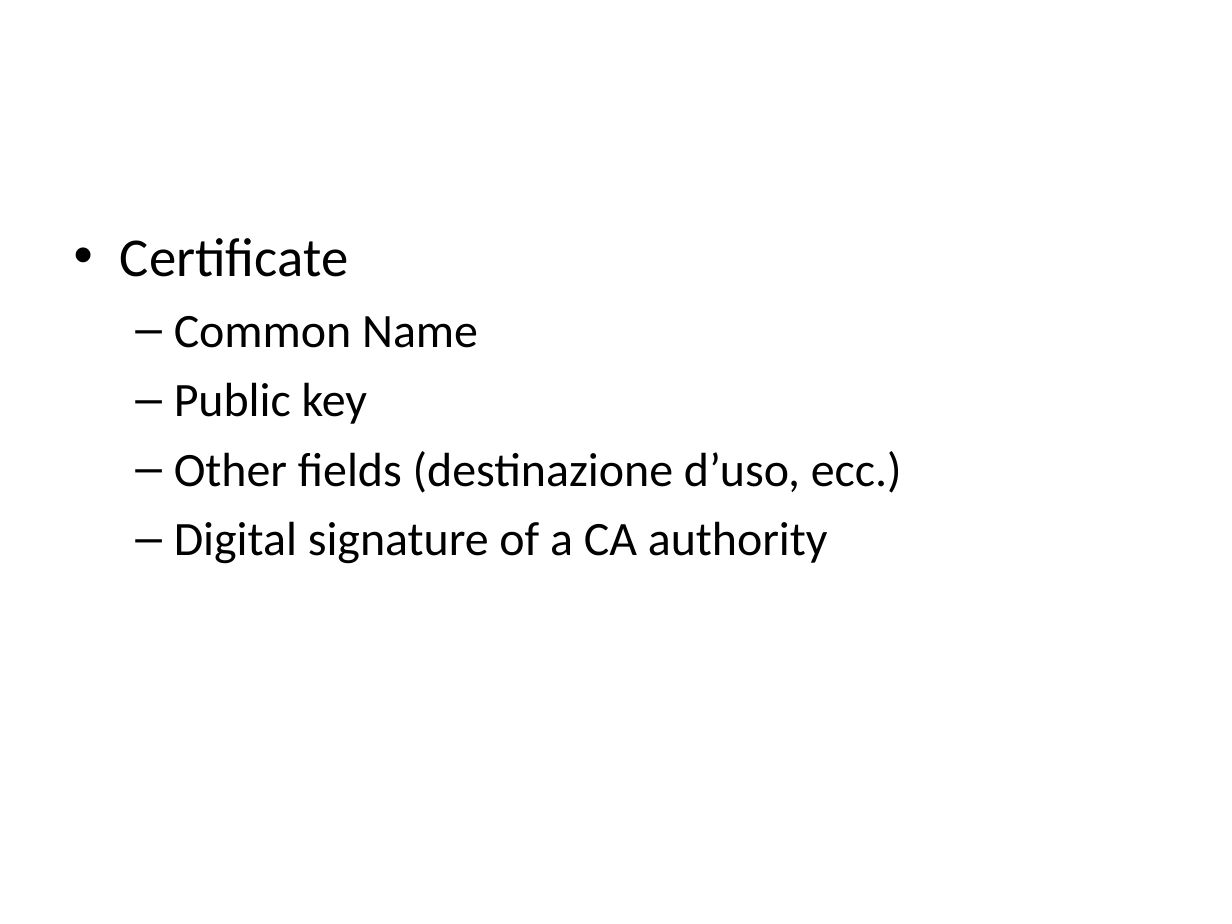
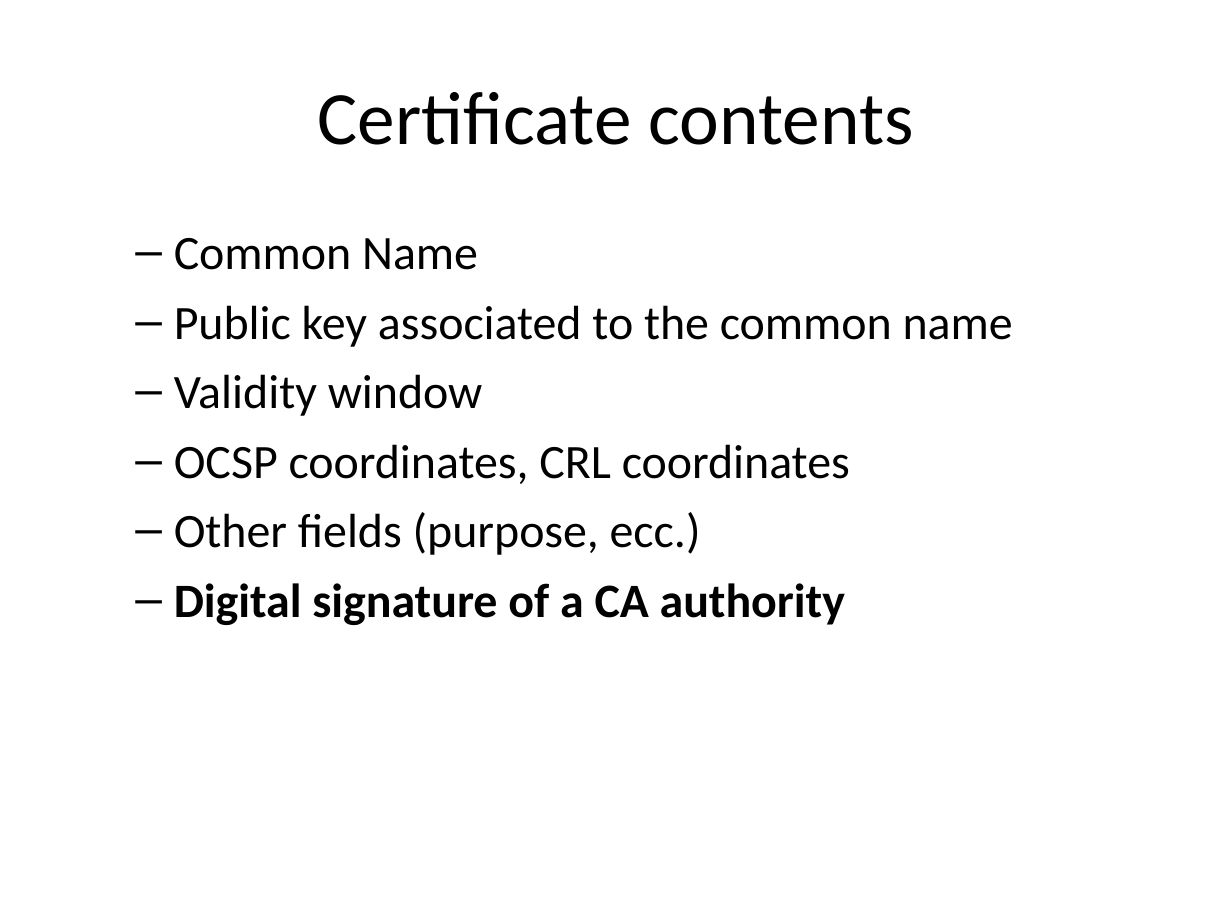
Before and after one commit to DeMaCS-UNICAL/NetworkSecurity, a slide deck: slide 26 of slides/ch14-Key.Distribution.ppt (slide 25 before the commit). Drawn at 1232x924 pixels with LibreOffice and Linux fonts; fonts in the diff are those of the drawing. Boxes give left, top, right and bottom in pixels: in the first picture for what was removed or moved away, otherwise in the second. Text is boxed around its words. In the diff, an @@ line names an element or a change of style, - is before the commit and + after.

```diff
--- a/slides/ch14-Key.Distribution.ppt
+++ b/slides/ch14-Key.Distribution.ppt
@@ title added at (318,92,914,145), 44 pt, text #000000 @@
+Certificate contents
@@ text at (120,238,349,277): paragraph removed @@
-• Certificate
@@ text at (174,305,1013,555): text changed @@
-  – Public key
-  – Other fields (destinazione d’uso, ecc.)
+  – Public key associated to the common name
+  – Validity window
+  – OCSP coordinates, CRL coordinates
+  – Other fields (purpose, ecc.)
@@ text at (174,583,845,625): bold on in "Digital signature of a CA authority" @@
```
Also in this commit, not shown: 2 other slides changed, 1 slide added, 1 other file.
